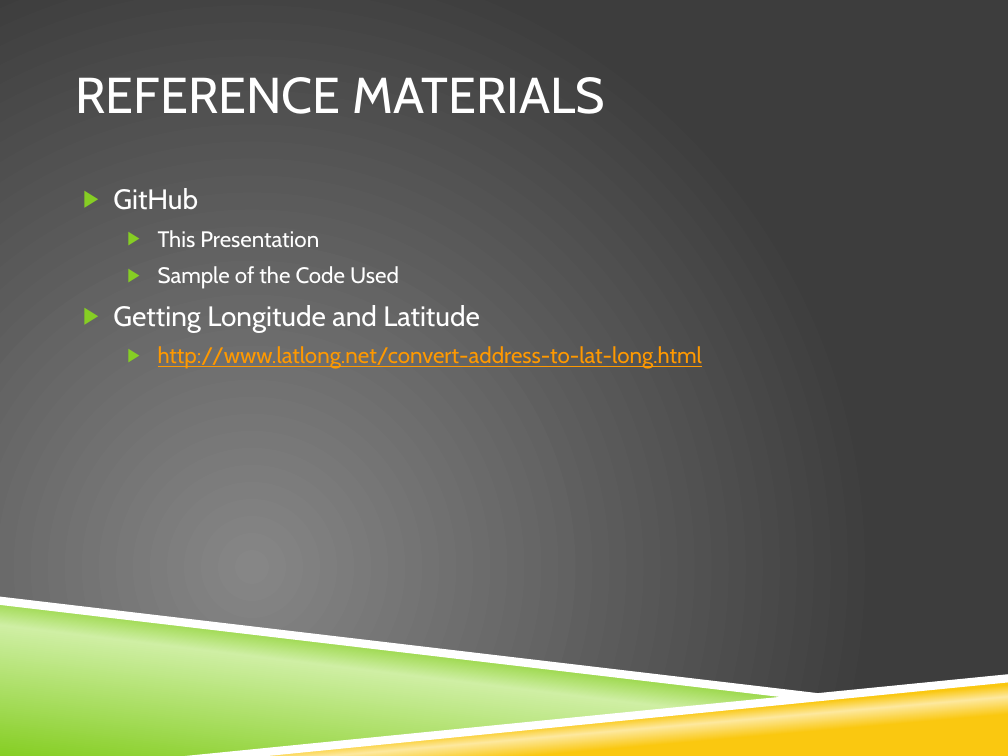
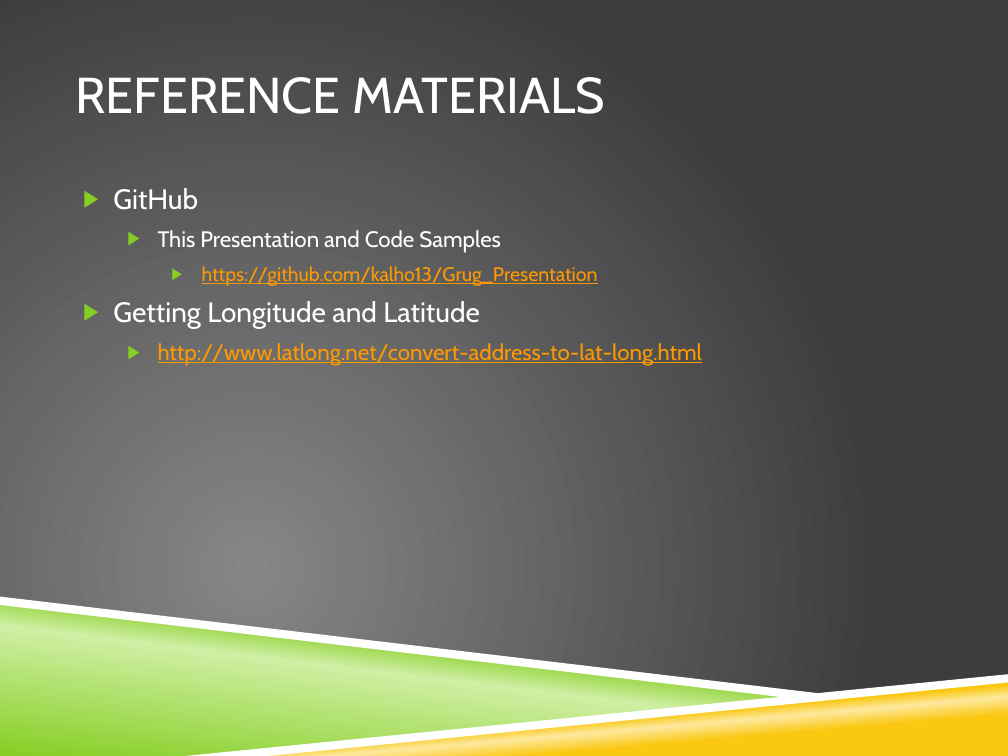
Before and after one commit to kalho13/GRUG_Presentation, a slide deck: slide 12 of SF_UserGroup_Presentation_Theme5.pptx. Drawn at 1008x756 pixels with LibreOffice and Linux fonts; fonts in the diff are those of the drawing; background and template pictures are left out. Boxes give left, top, right and bottom in pixels: in the first picture for what was removed or moved away, otherwise in the second. Text is boxed around its words. In the diff, an @@ line names an element or a change of style, - is before the commit and + after.

Commit message:
Update to Presentation

```diff
--- a/SF_UserGroup_Presentation_Theme5.pptx
+++ b/SF_UserGroup_Presentation_Theme5.pptx
@@ text at bbox=[158, 230, 598, 286]: text changed; size 16 to 14 pt; text colour #FFFFFF to #FF9900 @@
-  ▶ This Presentation
-  ▶ Sample of the Code Used
+  ▶ This Presentation and Code Samples
+    ▶ https://github.com/kalho13/Grug_Presentation
```
